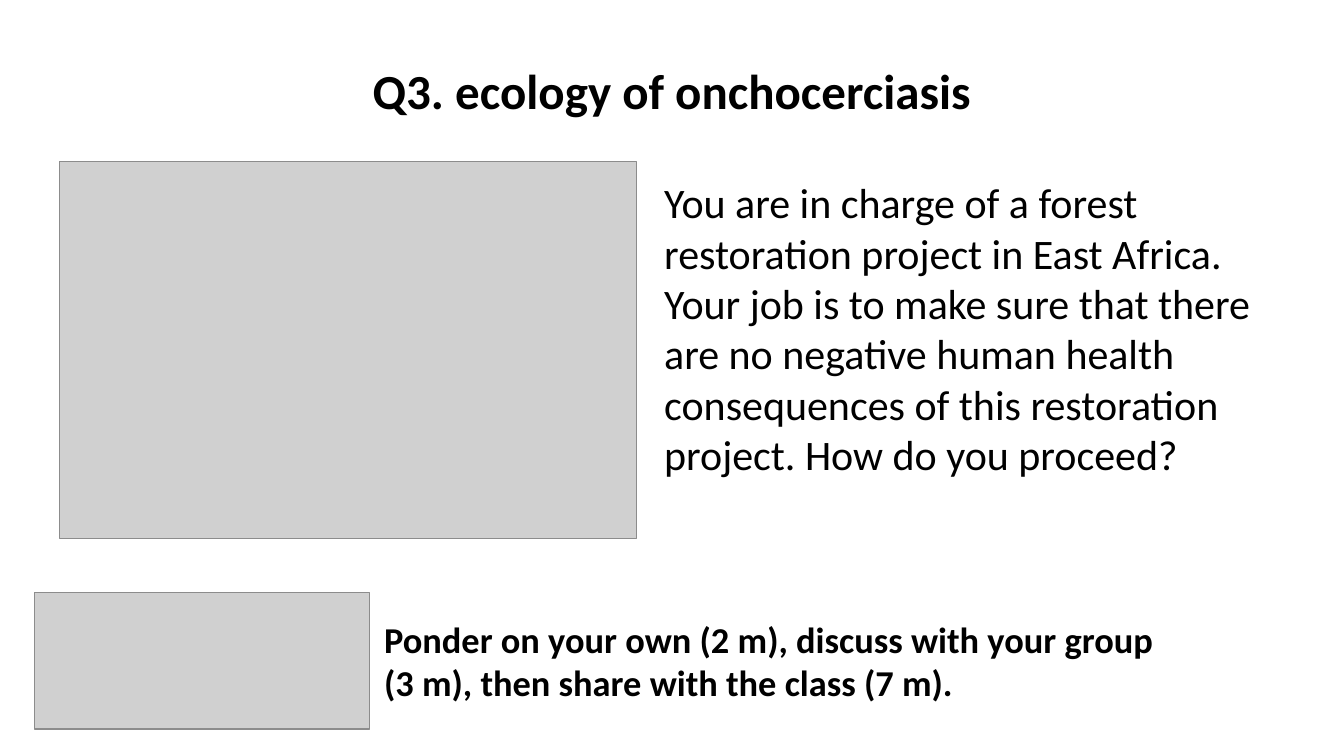
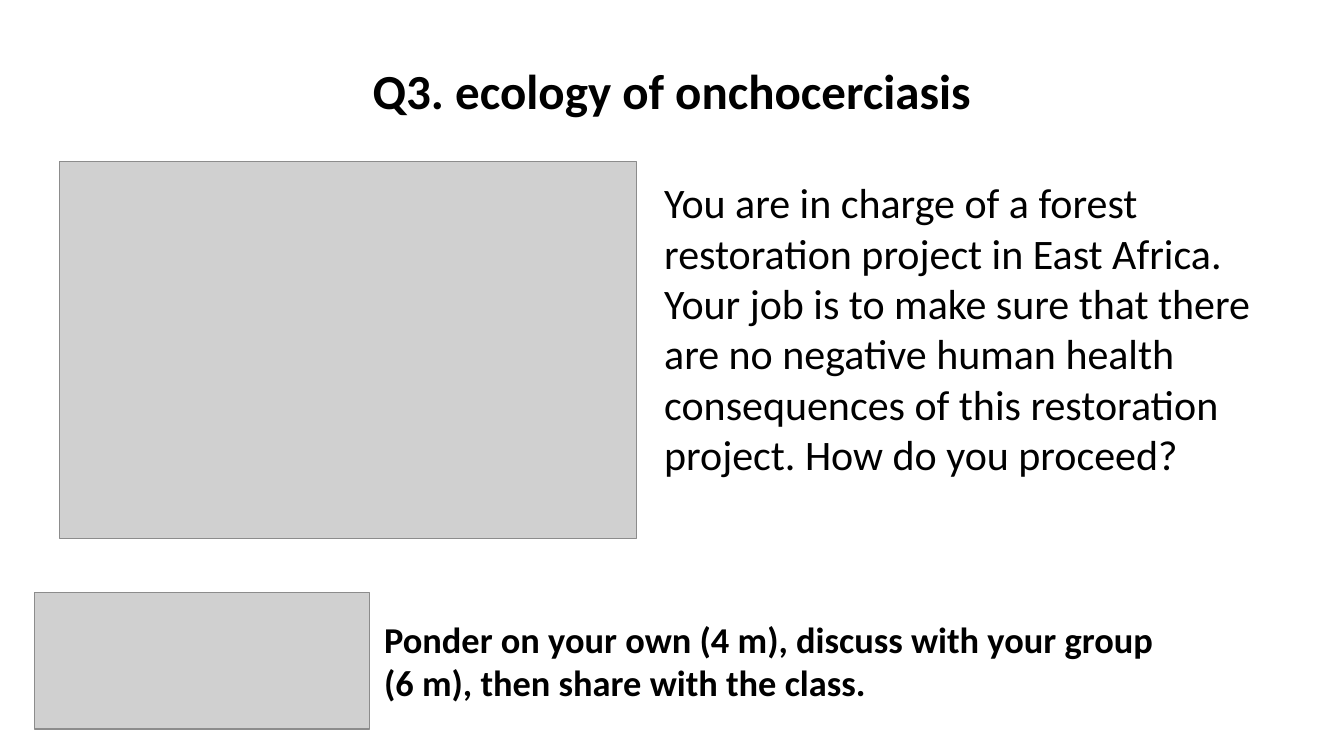
Before and after one commit to wood-lab/fish_406, a slide deck: slide 8 of docs/lectures/in-class_activities/class_18.pptx (slide 7 before the commit). Drawn at 1344x756 pixels with LibreOffice and Linux fonts; fonts in the diff are those of the drawing; grey boxes stand for pictures. Boxes give left, top, right and bottom in pixels: in the first picture for what was removed or moved away, otherwise in the second. Text is boxed around its words. In the diff, an @@ line names an element or a change of style, - is before the commit and + after.

Commit message:
upadating ppt and agenda for class_18

```diff
--- a/docs/lectures/in-class_activities/class_18.pptx
+++ b/docs/lectures/in-class_activities/class_18.pptx
@@ text at [384, 626, 1153, 702]: text changed @@
-Ponder on your own (2 m), discuss with your group
-(3 m), then share with the class (7 m).
+Ponder on your own (4 m), discuss with your group
+(6 m), then share with the class.
```
Also in this commit, not shown: 4 other slides changed, 2 slides added, 2 slides removed, 13 other files.
